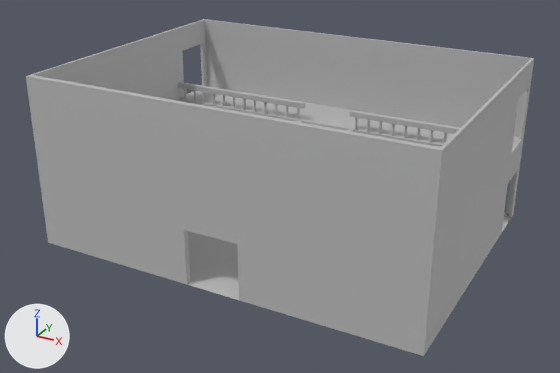
Renders of the FBX model Assets/Rooms_Models/Hall.fbx from each side of a commit.
One viewpoint serves both versions: a 50 mm camera at (12.3, -23.1, 13.17) aimed at (-0.05, -0.64, 1.94). Every picture has the same lights, and +X, +Y and +Z are marked at lower left. Where no turn or scale is listed for an object, it has been applied to the vertices.

Objects in the first picture: 'Hall:Barandilla_Inf.001', 'Hall:Barandilla_Sup', 'Hall:Barandilla_Sup.001', 'Hall:Pared_Back', 'Hall:Pared_Dch', 'Hall:Pared_Front', 'Hall:Pared_Izq', 'Hall:Suelo_P1', 'Hall:Suelo_PB'.
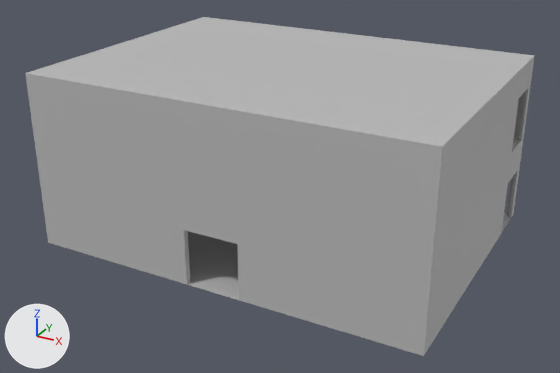
Pixel boxes (x1, y1, x2, y2) of what changed, in the pictures (560 x 373 px):
'Hall:Suelo_Techo', added: after (25, 17, 535, 150)
'Hall:Pared_Back', unchanged, covered by the edit: before (203, 19, 534, 214); after (506, 60, 534, 214)
'Hall:Pared_Izq', unchanged, covered by the edit: before (31, 20, 207, 101)
'Hall:Suelo_P1', unchanged, covered by the edit: before (182, 86, 519, 148); after (511, 137, 522, 157)

Patch to the scene script:
```diff
--- a/Assets/Rooms_Models/Hall.fbx.py
+++ b/Assets/Rooms_Models/Hall.fbx.py
@@ me_mesh_030_1 @@
+me_mesh_030_1.from_pydata(...)  # a box spanning x 0.0..14.2, y 0.0..10.5, z 0.0..0.1
+me_mesh_030_1.materials.append(mat_lambert1)  # grey #bcbcbc
@@ ob_hall_suelo_techo @@
+ob_hall_suelo_techo = bpy.data.objects.new('Hall:Suelo_Techo', me_mesh_030_1)
+ob_hall_suelo_techo.location = (-7.1, -5.25, 6.2)
```
